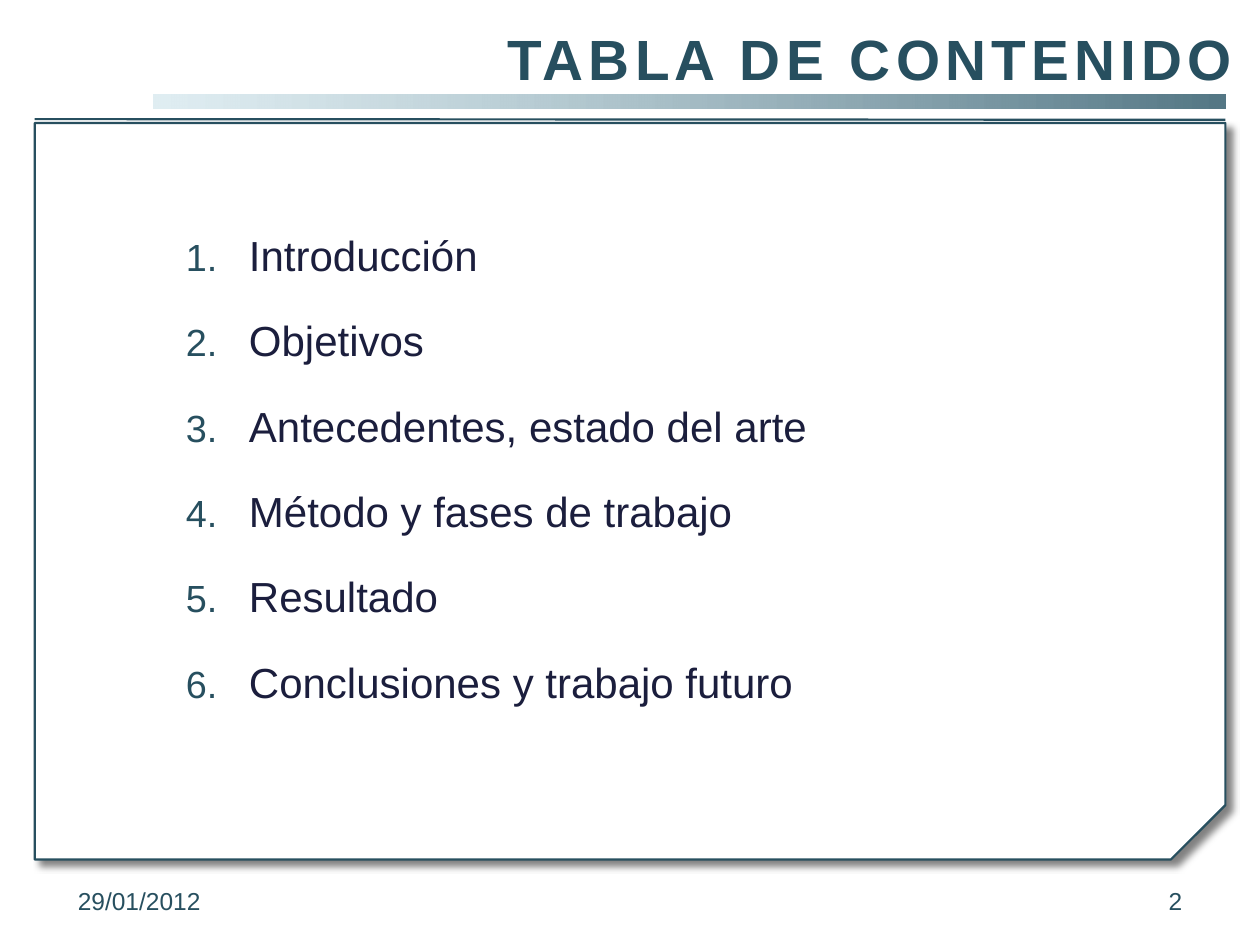
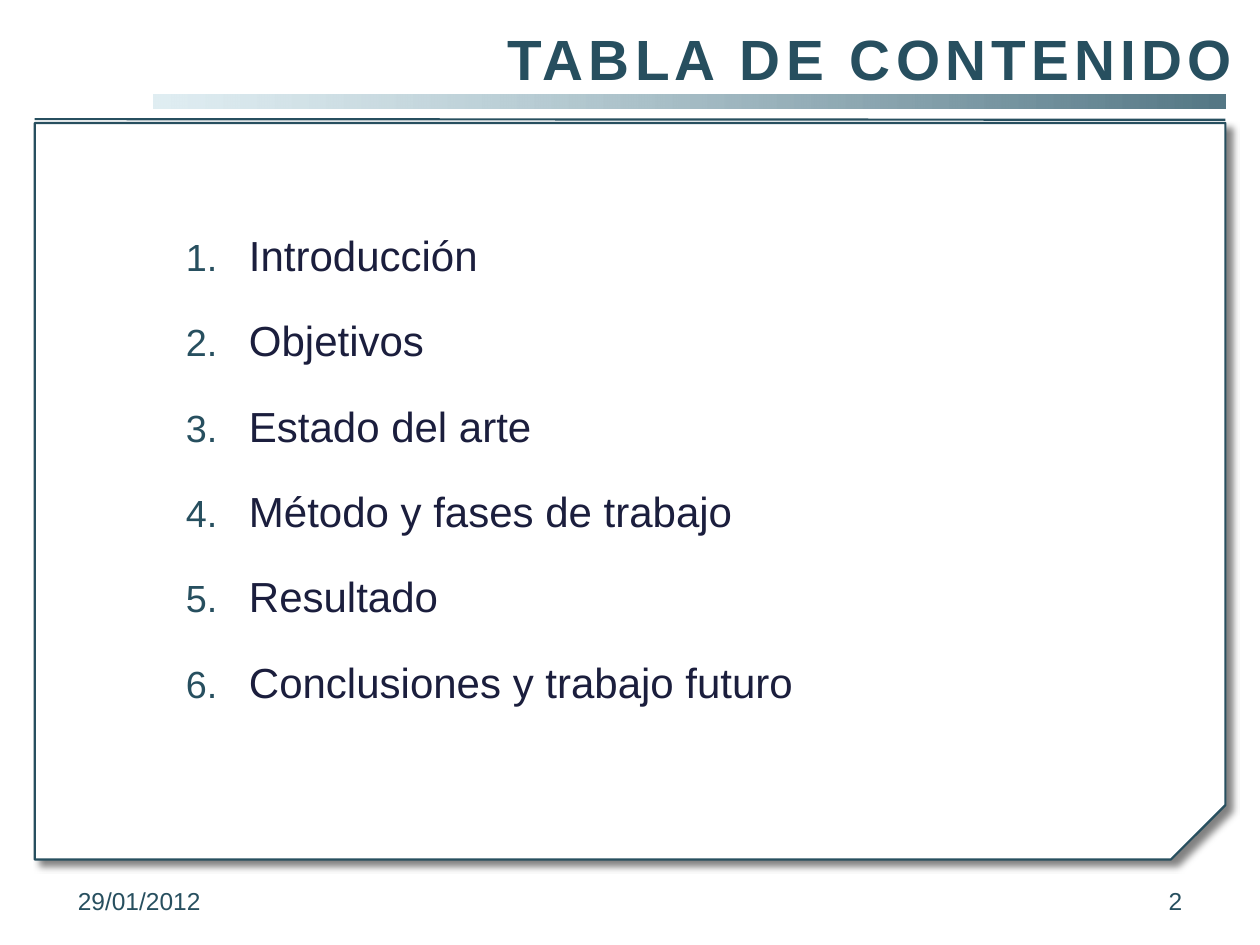
Before and after one commit to gangadhar001/repo-pfc, a slide deck: slide 2 of PFC/Presentacion/PresentacionPFC.pptx. Drawn at 1260x945 pixels with LibreOffice and Linux fonts; fonts in the diff are those of the drawing; background and template pictures are left out. Boxes give left, top, right and bottom in pixels: in the first picture for what was removed or moved away, otherwise in the second. Text is boxed around its words. In the diff, an @@ line names an element or a change of style, - is before the commit and + after.

```diff
--- a/PFC/Presentacion/PresentacionPFC.pptx
+++ b/PFC/Presentacion/PresentacionPFC.pptx
@@ text at [249, 411, 531, 443]: text changed @@
-3. Antecedentes, estado del arte
+3. Estado del arte
```
Also in this commit, not shown: 3 other slides changed.
